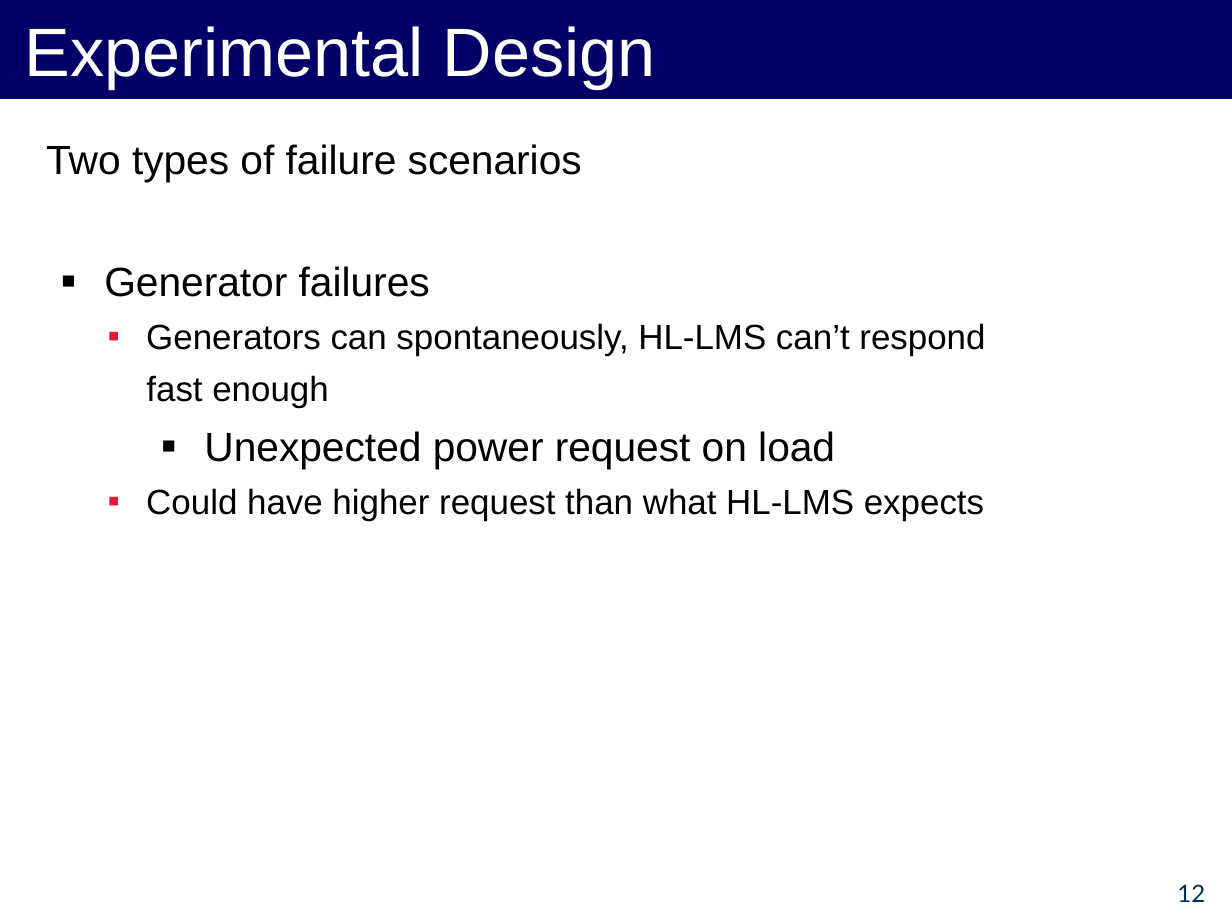
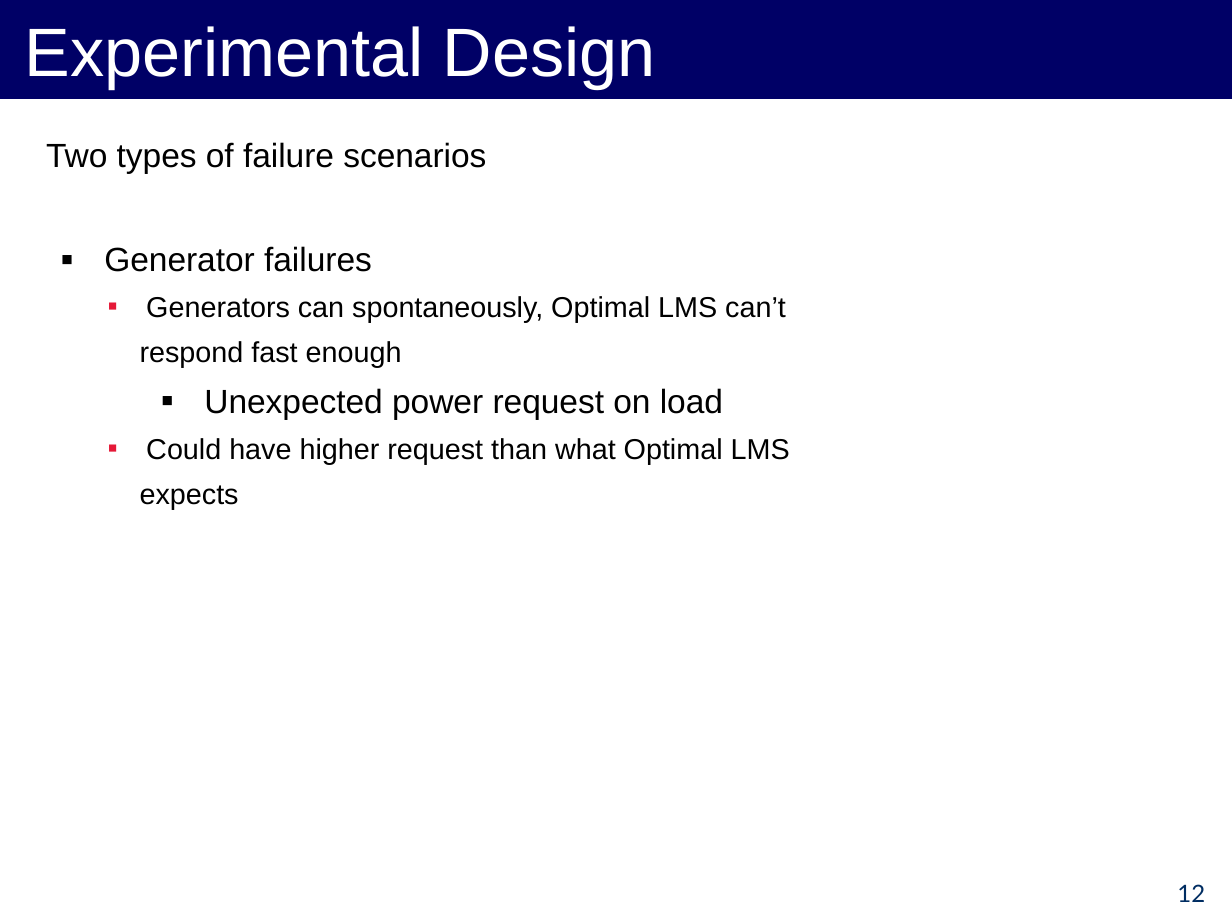
Before and after one commit to forresti/optimal_load_management, a slide deck: slide 12 of project/12-3-12_Presentation.ppt. Drawn at 1232x924 pixels with LibreOffice and Linux fonts; fonts in the diff are those of the drawing. Boxes give left, top, right and bottom in pixels: in the first picture for what was removed or moved away, otherwise in the second. Text is boxed around its words. In the diff, an @@ line names an element or a change of style, - is before the commit and + after.

```diff
--- a/project/12-3-12_Presentation.ppt
+++ b/project/12-3-12_Presentation.ppt
@@ text at (46, 142, 723, 419): size 23.8 to 19.6 pt in "Two types of failure scenarios", "Generator failures", "Unexpected power request on load" @@
@@ text at (140, 296, 786, 367): text changed; size 20.4 to 16.8 pt @@
-  ▪ Generators can spontaneously, HL-LMS can’t respond
-  fast enough
+  ▪ Generators can spontaneously, Optimal LMS can’t
+  respond fast enough
@@ text at (140, 438, 790, 509): text changed; size 20.4 to 16.8 pt @@
-  ▪ Could have higher request than what HL-LMS expects
+  ▪ Could have higher request than what Optimal LMS
+  expects
```
Also in this commit, not shown: 3 other slides changed, 2 slides added, 3 slides removed.
